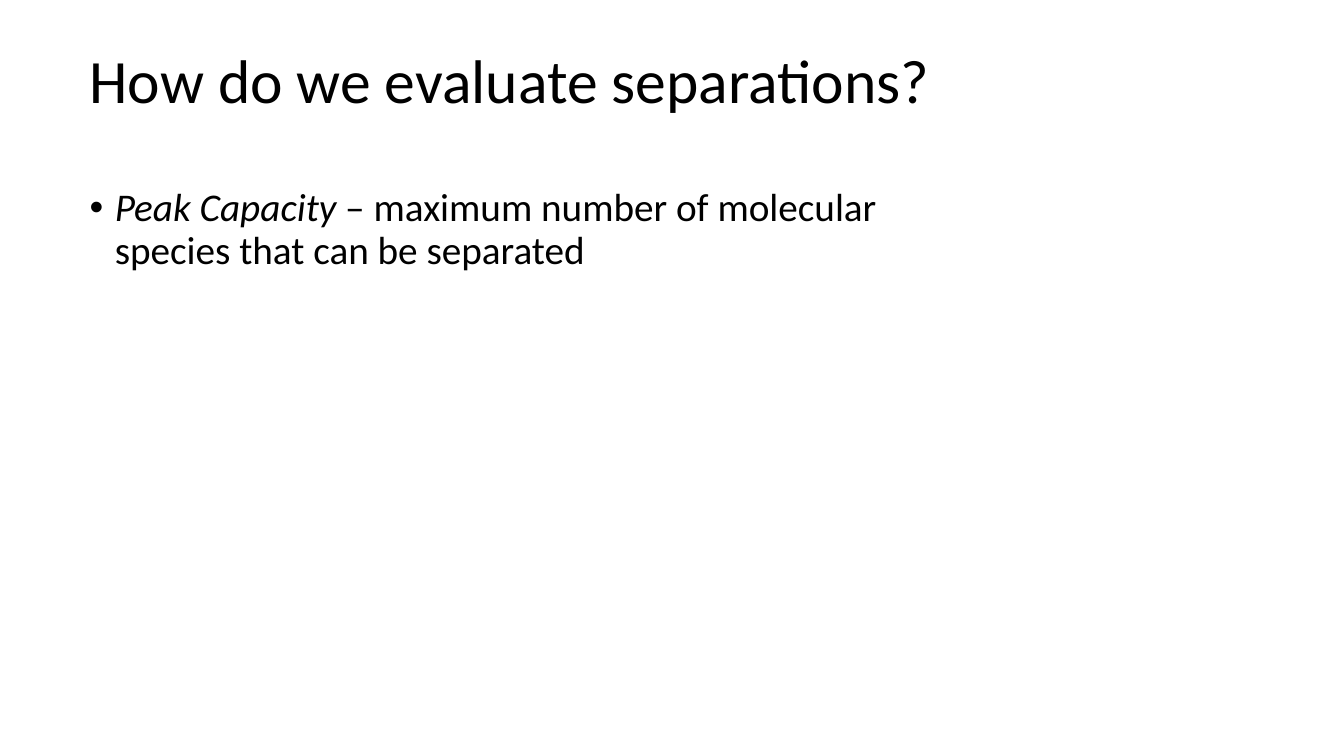
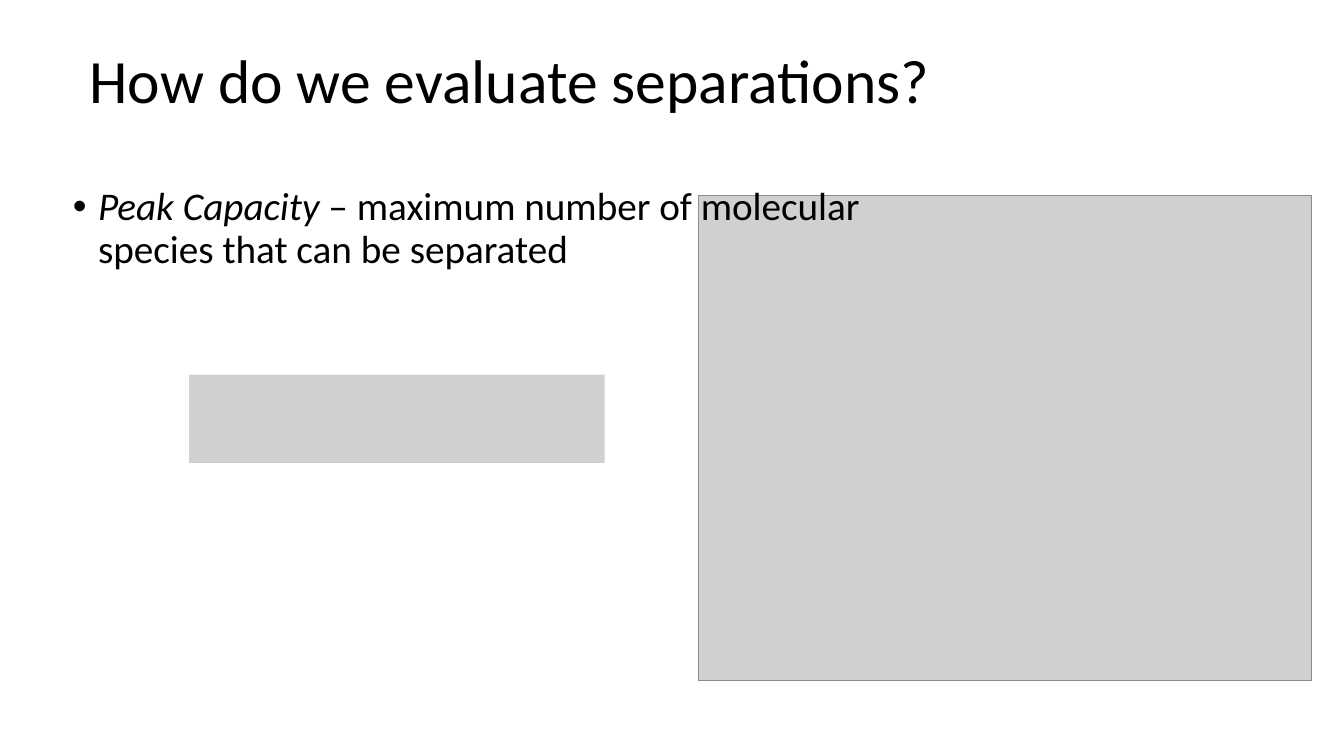
Before and after one commit to beliveau-lab/gen575, a slide deck: slide 5 of lectures/13.Separations.pptx. Drawn at 1344x756 pixels with LibreOffice and Linux fonts; fonts in the diff are those of the drawing; grey boxes stand for pictures. Boxes give left, top, right and bottom in pixels: in the first picture for what was removed or moved away, otherwise in the second. Text is boxed around its words. In the diff, an @@ line names an element or a change of style, - is before the commit and + after.

```diff
--- a/lectures/13.Separations.pptx
+++ b/lectures/13.Separations.pptx
@@ text "Peak Capacity – maximum number ..." rewrapped from (x1=115, y1=193, x2=877, y2=271) to (x1=98, y1=188, x2=860, y2=270) @@
@@ picture added at (x1=699, y1=196, x2=1312, y2=681) @@
@@ picture added at (x1=190, y1=375, x2=605, y2=464) @@
```
Also in this commit, not shown: 1 slide added.
